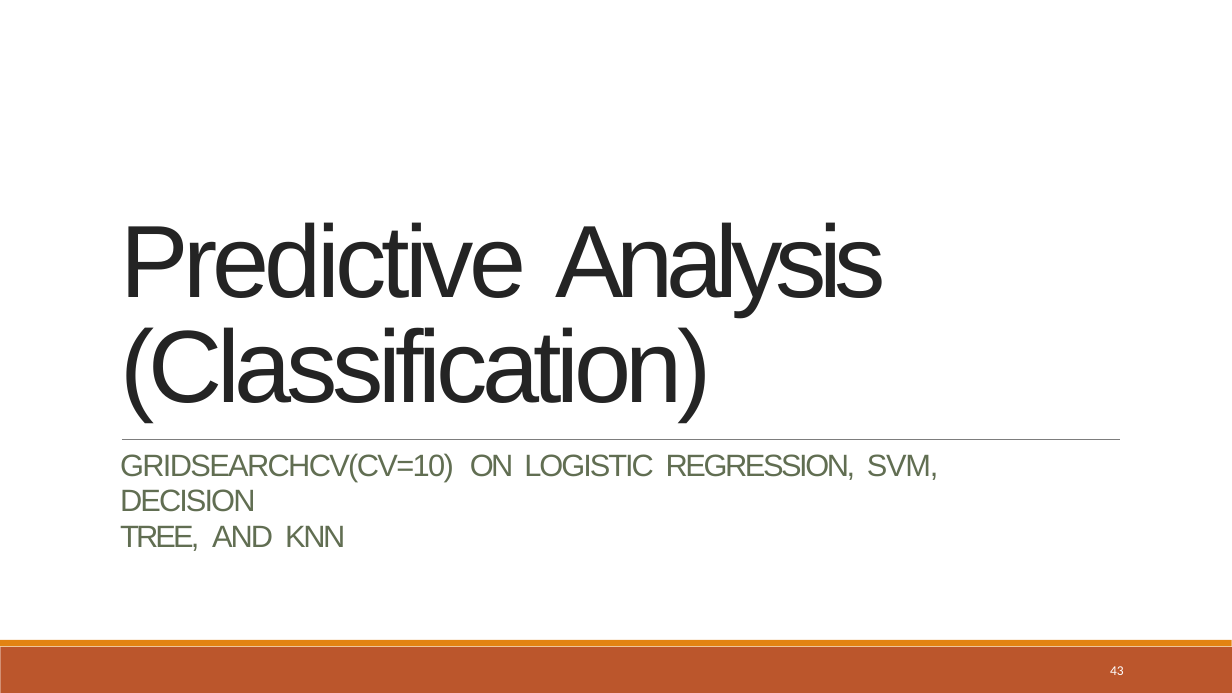
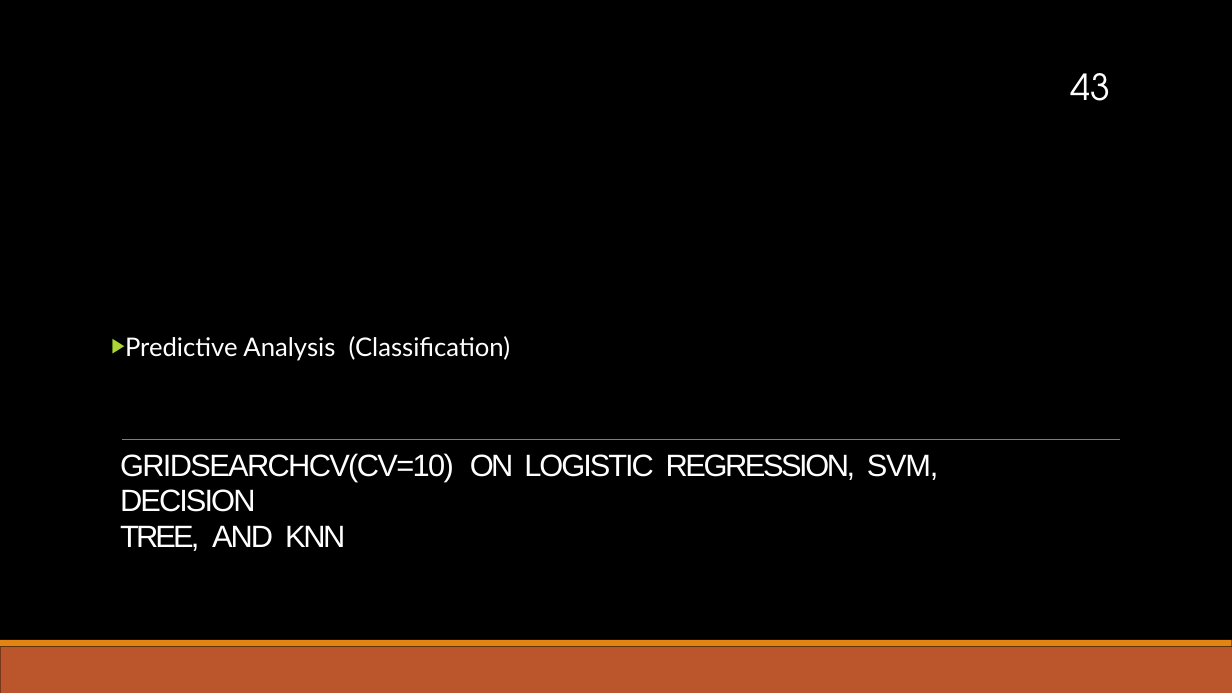
Before and after one commit to Ayyodeji/Applied_Data_Science_Capstone, a slide deck: slide 43 of Week 5 Present Your Data-Driven Insights/Data Science Journey.pptx. Drawn at 1232x693 pixels with LibreOffice and Linux fonts; fonts in the diff are those of the drawing; background and template pictures are left out. Boxes give left, top, right and bottom in pixels: in the first picture for what was removed or moved away, otherwise in the second. Text is boxed around its words. In the diff, an @@ line names an element or a change of style, - is before the commit and + after.

```diff
--- a/Week 5 Present Your Data-Driven Insights/Data Science Journey.pptx
+++ b/Week 5 Present Your Data-Driven Insights/Data Science Journey.pptx
@@ background #FFFFFF to picture (left out) @@
@@ page number moved from (x1=1110, y1=666, x2=1124, y2=675) to (x1=1070, y1=73, x2=1110, y2=101) @@
@@ page number at (x1=1070, y1=73, x2=1110, y2=101): size 10.5 to 28 pt, font Calibri to TeX Gyre Adventor; alignment left to centre; vertical alignment top to bottom @@
@@ text "Predictive Analysis (Classification)" moved from (x1=120, y1=222, x2=886, y2=422) to (x1=125, y1=336, x2=510, y2=361) @@
@@ text "Predictive Analysis (Classification)" at (x1=125, y1=336, x2=510, y2=361): size 80 to 20 pt, font Arial to Lato, text colour #242424 to #FFFFFF; letter spacing -3.9 to 0 pt in "Predictive"; letter spacing -5.7 to 0 pt in "Analysis"; letter spacing -4.2 to 0 pt in "(Classification)"; bullet none to ▶ @@
@@ text "GRIDSEARCHCV(CV=10) ON LOGISTIC REGRESSION, SVM, ..." at (x1=120, y1=453, x2=939, y2=551): text colour #616E52 to #FFFFFF @@
```
Also in this commit, not shown: 45 other slides changed, 1 slide removed, 1 other file.
